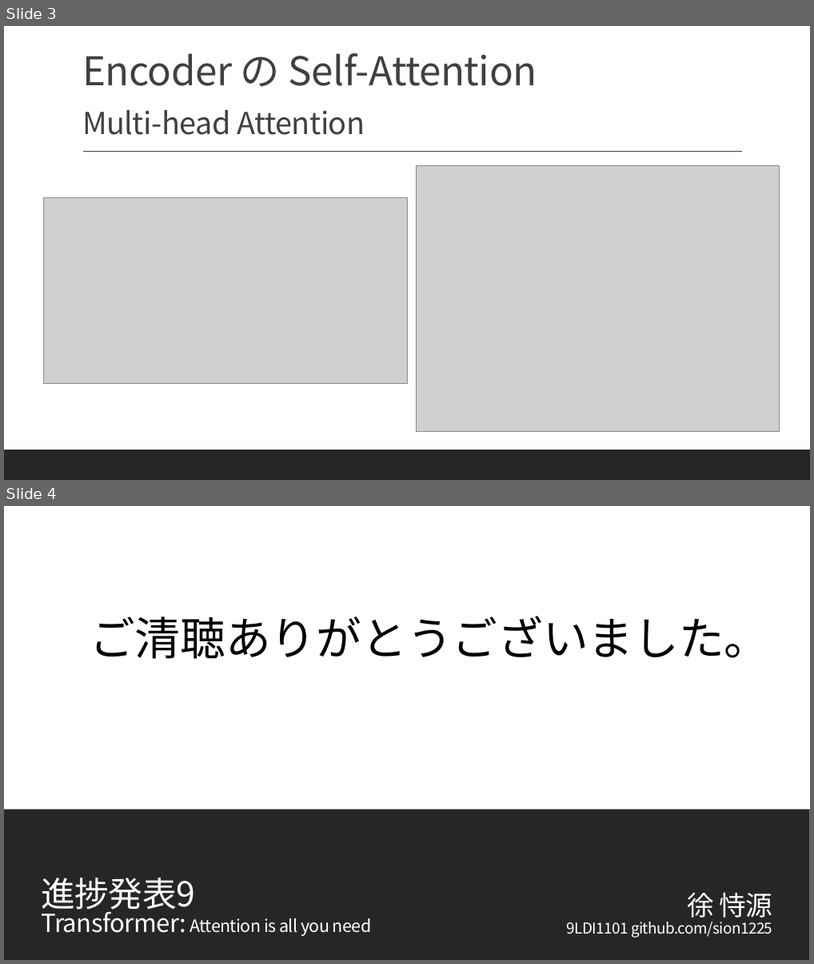
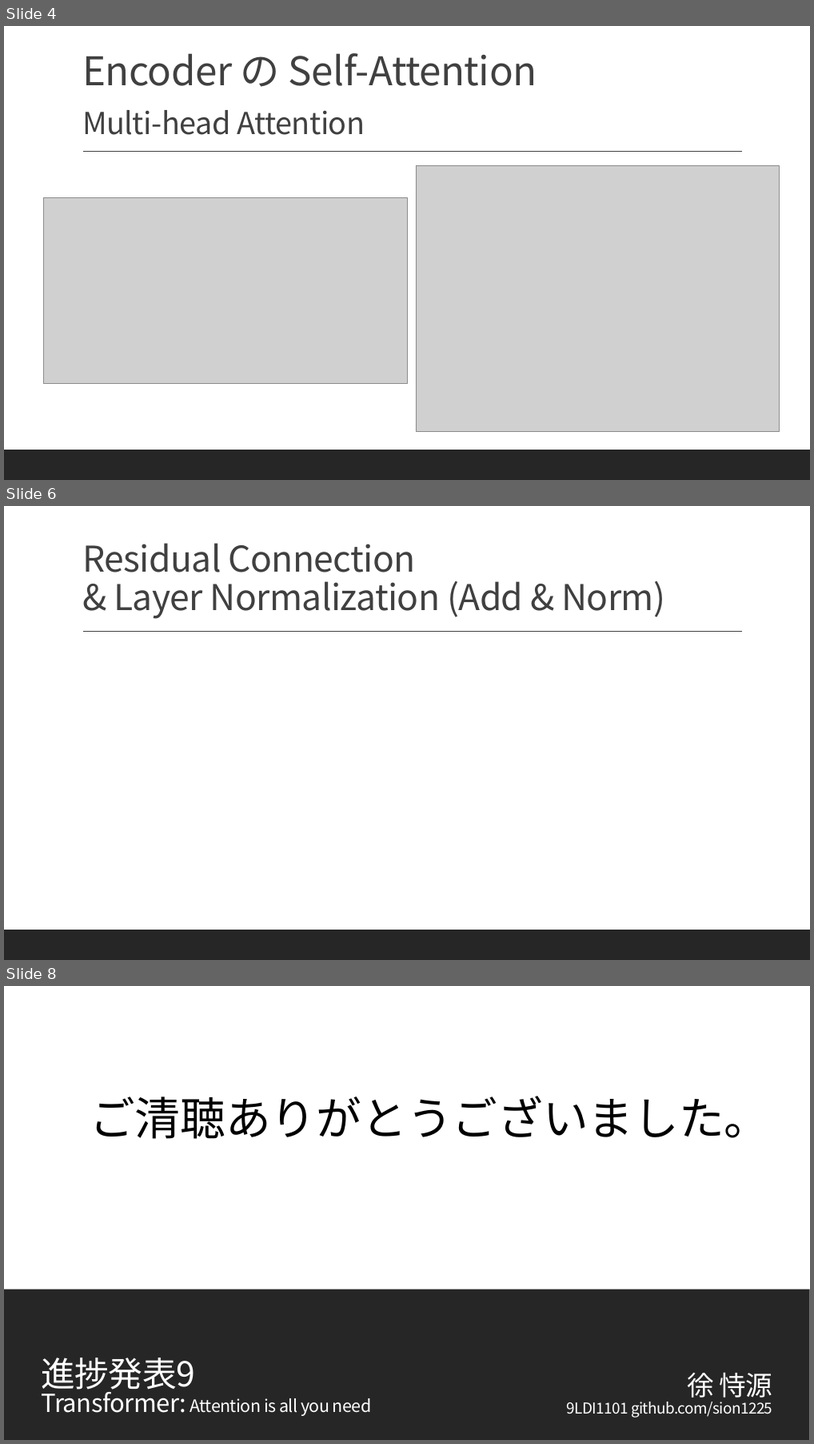
Before and after one commit to Sion1225/Study-Deeplearning-NLP, a slide deck: Presentation/ppt9 Transformer2.pptx. Shown one above the other, each under a label of ours: slides 3 and 4 before the commit, slides 4, 6 and 8 after it; the slides between them are not shown. The pictures are 814x964 and 814x1444 pixels, drawn with LibreOffice and Linux fonts; fonts in the diff are those of the drawing; grey boxes stand for pictures. Boxes give left, top, right and bottom in pixels: in the first picture for what was removed or moved away, otherwise in the second. Text is boxed around its words. In the diff, an @@ line names an element or a change of style, - is before the commit and + after.

```diff
--- a/Presentation/ppt9 Transformer2.pptx
+++ b/Presentation/ppt9 Transformer2.pptx
@@ slide 6 added at (x1=4, y1=506, x2=810, y2=960), background #FFFFFF; not listed: 2 template elements that a slide beside it also shows @@
@@ title added at (x1=82, y1=543, x2=666, y2=619), 42.3 pt, text #404040 @@
+Residual Connection
+& Layer Normalization (Add & Norm)
@@ what was slide 3 is now slide 4 @@
@@ what was slide 4 is now slide 8 @@
```
Also in this commit, not shown: 3 other slides added, 1 other file.
